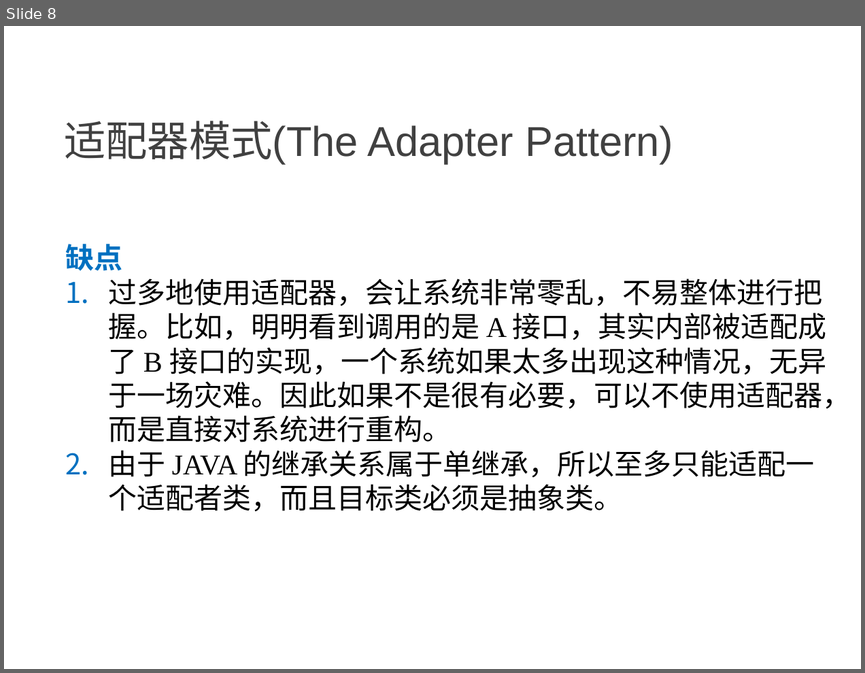
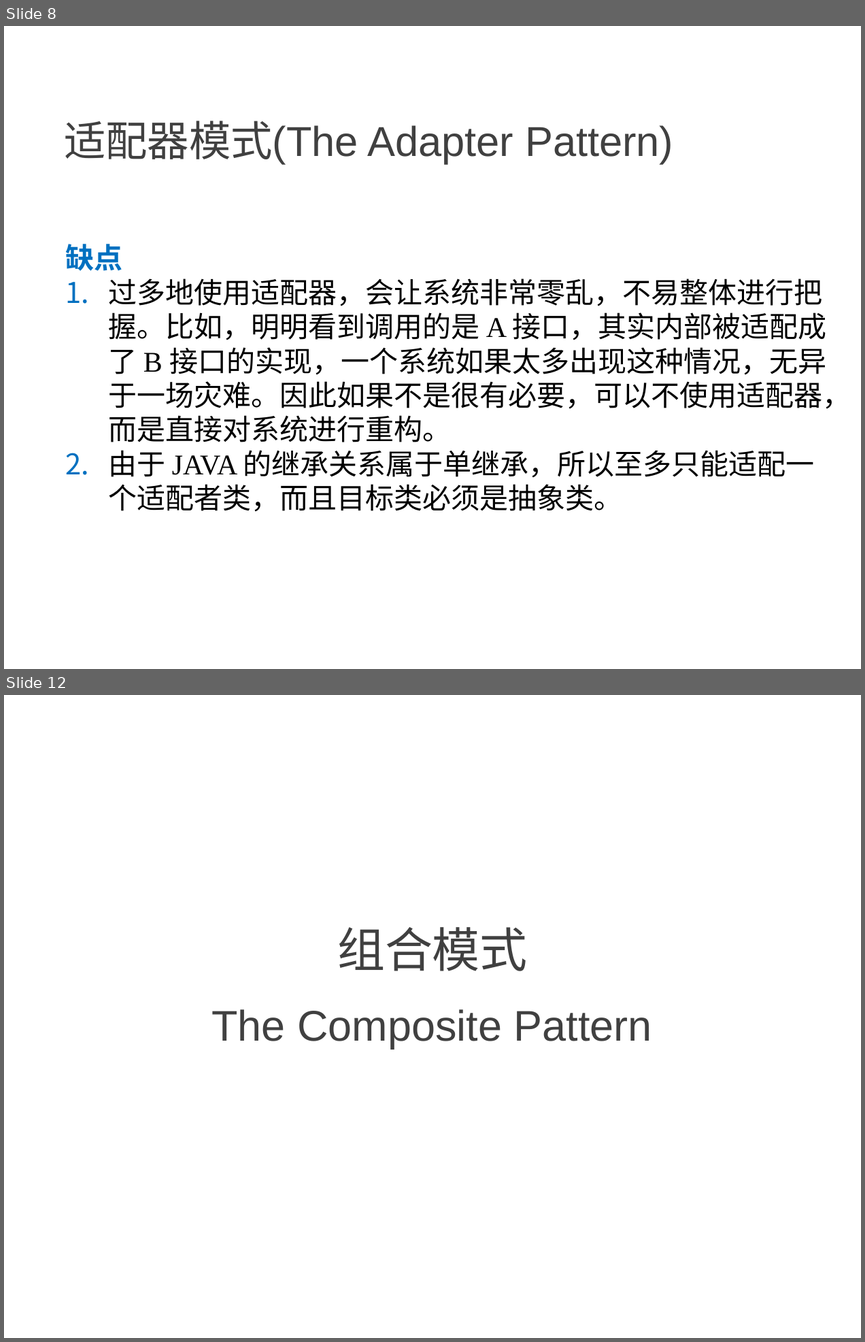
Before and after one commit to NewGr8Player/My-PPT, a slide deck: Design pattern/3.设计模式-结构型模式.pptx. Shown one above the other, each under a label of ours: slide 8 before the commit, slides 8 and 12 after it; the slides between them are not shown. The pictures are 865x673 and 865x1342 pixels, drawn with LibreOffice and Linux fonts; fonts in the diff are those of the drawing. Boxes give left, top, right and bottom in pixels: in the first picture for what was removed or moved away, otherwise in the second. Text is boxed around its words. In the diff, an @@ line names an element or a change of style, - is before the commit and + after.

Commit message:
Add     - 组合模式 The Composite Pattern     - 装饰模式 The Decorator Pattern     - 外观模式 The Facade Pattern

```diff
--- a/Design pattern/3.设计模式-结构型模式.pptx
+++ b/Design pattern/3.设计模式-结构型模式.pptx
@@ slide 12 added at (x1=4, y1=695, x2=861, y2=1338), background #FFFFFF @@
@@ text added at (x1=337, y1=927, x2=528, y2=971), 40 pt, text #404040 @@
+组合模式
@@ title added at (x1=211, y1=1009, x2=652, y2=1049), 36 pt, text #404040 @@
+The Composite Pattern
```
Also in this commit, not shown: 2 slides changed, 10 other slides added.
